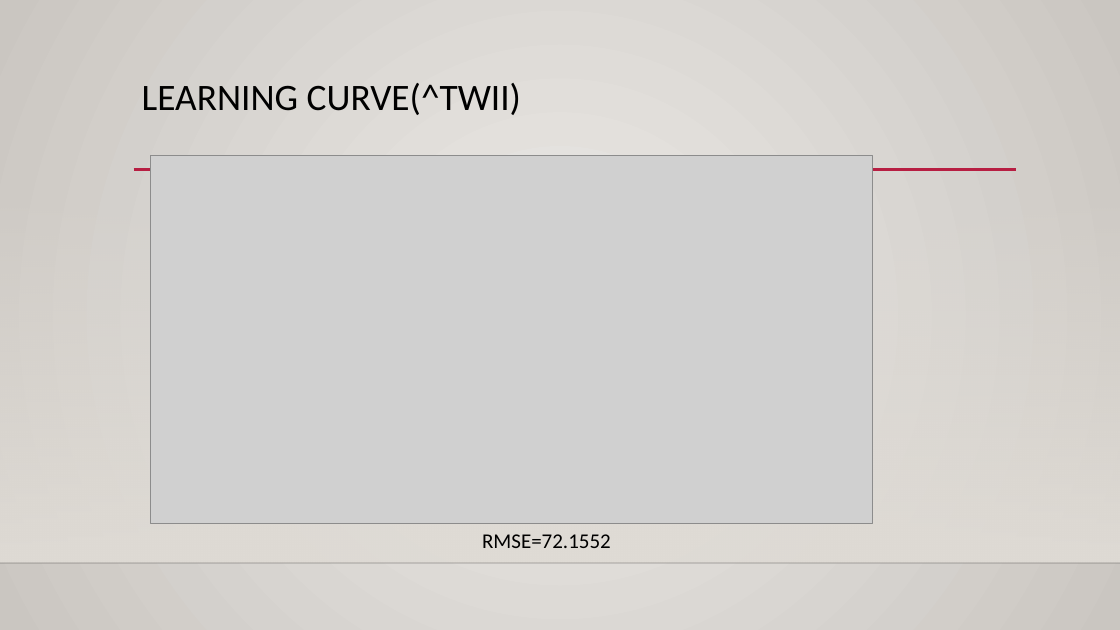
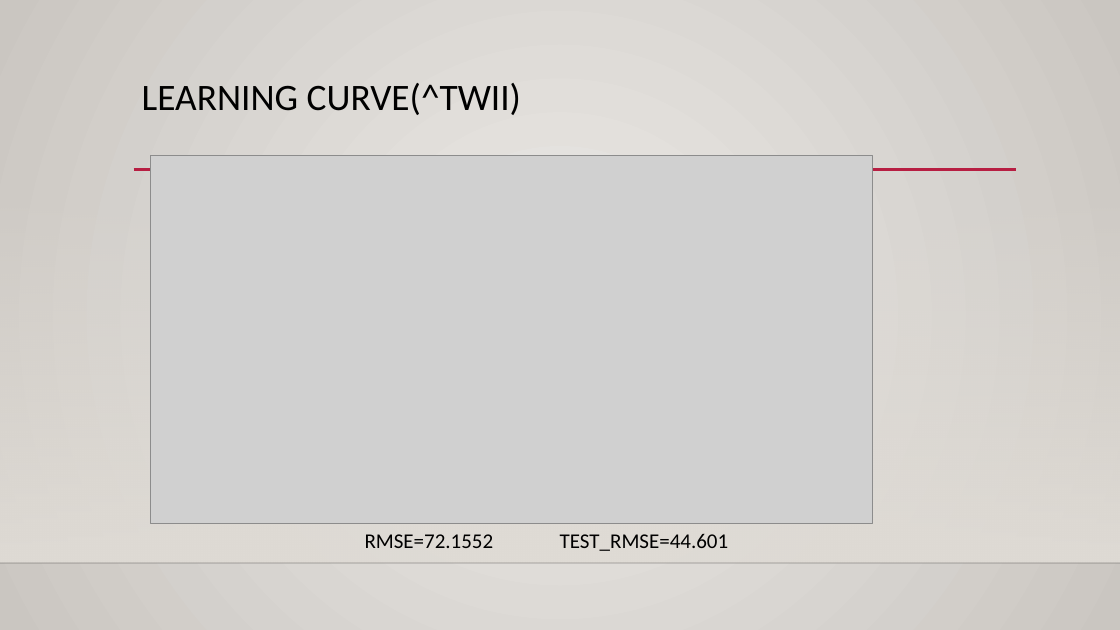
Before and after one commit to add11013/Matlab-AI, a slide deck: slide 12 of 0301_RO_VS_PSO/RO_VS_PSO.pptx. Drawn at 1120x630 pixels with LibreOffice and Linux fonts; fonts in the diff are those of the drawing; grey boxes stand for pictures; background and template pictures are left out. Boxes give left, top, right and bottom in pixels: in the first picture for what was removed or moved away, otherwise in the second. Text is boxed around its words. In the diff, an @@ line names an element or a change of style, - is before the commit and + after.

```diff
--- a/0301_RO_VS_PSO/RO_VS_PSO.pptx
+++ b/0301_RO_VS_PSO/RO_VS_PSO.pptx
@@ text at <box>365,533,729,551</box>: text changed @@
-RMSE=72.1552
+RMSE=72.1552 TEST_RMSE=44.601
```
Also in this commit, not shown: 1 other slide changed, 1 other file.
